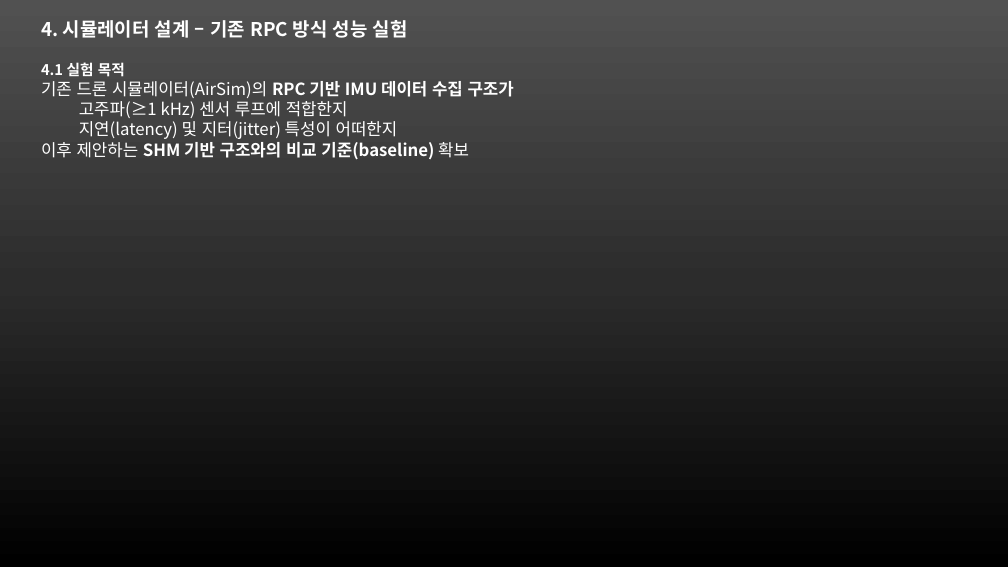
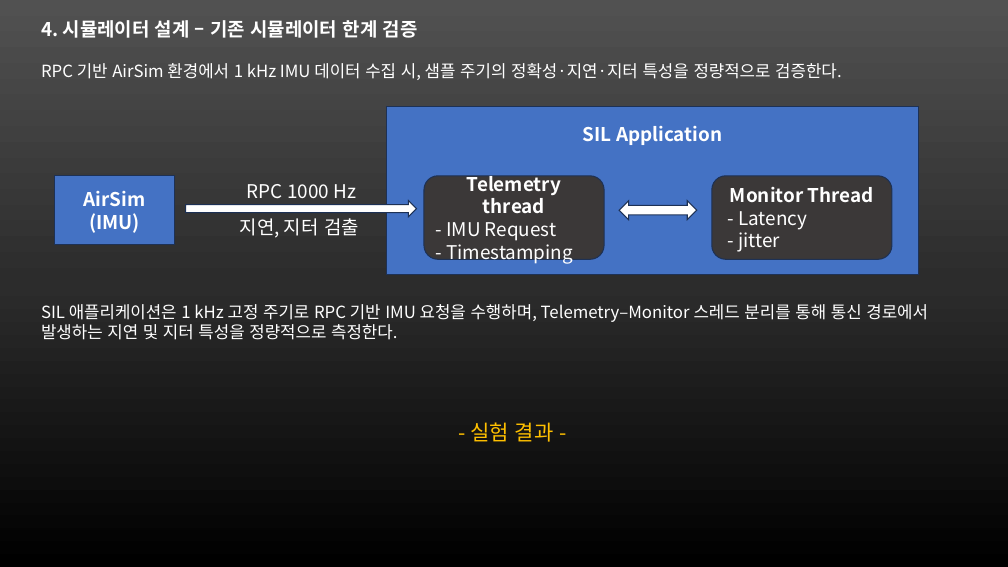
Before and after one commit to noztosky/sim25, a slide deck: slide 9 of x_memory/docs2/논문연구I-발표자료.pptx. Drawn at 1008x567 pixels with LibreOffice and Linux fonts; fonts in the diff are those of the drawing. Boxes give left, top, right and bottom in pixels: in the first picture for what was removed or moved away, otherwise in the second. Text is boxed around its words. In the diff, an @@ line names an element or a change of style, - is before the commit and + after.

```diff
--- a/x_memory/docs2/논문연구I-발표자료.pptx
+++ b/x_memory/docs2/논문연구I-발표자료.pptx
@@ text at <box>41,20,841,80</box>: text changed; size 18 to 16 pt; bold off @@
-4. 시뮬레이터 설계 – 기존 RPC 방식 성능 실험
+4. 시뮬레이터 설계 – 기존 시뮬레이터 한계 검증
+RPC 기반 AirSim 환경에서 1 kHz IMU 데이터 수집 시, 샘플 주기의 정확성·지연·지터 특성을 정량적으로 검증한다.
@@ text removed at <box>41,62,514,159</box> @@
-4.1 실험 목적
-기존 드론 시뮬레이터(AirSim)의 RPC 기반 IMU 데이터 수집 구조가
-  고주파(≥1 kHz) 센서 루프에 적합한지
-  지연(latency) 및 지터(jitter) 특성이 어떠한지
-이후 제안하는 SHM 기반 구조와의 비교 기준(baseline) 확보
@@ rectangle added at <box>386,107,919,275</box>, fill #4472C4, outline #1E3256 1 pt, 18 pt, text #FFFFFF, bold @@
+SIL Application
@@ rectangle added at <box>54,176,175,245</box>, fill #4472C4, outline #1E3256 1 pt, 18 pt, text #FFFFFF, bold @@
+AirSim
+(IMU)
@@ rounded rectangle added at <box>424,176,604,259</box>, fill #3B3838, outline #1E3256 1 pt, 18 pt, text #FFFFFF @@
+Telemetry thread
+- IMU Request
+- Timestamping
@@ rounded rectangle added at <box>712,176,892,259</box>, fill #3B3838, outline #1E3256 1 pt, 18 pt, text #FFFFFF @@
+Monitor Thread
+- Latency
+- jitter
@@ right arrow added at <box>186,200,417,216</box>, fill #FFFFFF, outline #1E3256 1 pt @@
@@ text added at <box>247,184,356,198</box>, 18 pt, text #FFFFFF @@
+RPC 1000 Hz
@@ left right arrow added at <box>619,200,697,219</box>, fill #FFFFFF, outline #1E3256 1 pt @@
@@ text added at <box>240,218,359,238</box>, 18 pt, text #FFFFFF @@
+지연, 지터 검출
@@ text added at <box>41,304,928,340</box>, 16 pt, text #FFFFFF @@
+SIL 애플리케이션은 1 kHz 고정 주기로 RPC 기반 IMU 요청을 수행하며, Telemetry–Monitor 스레드 분리를 통해 통신 경로에서 발생하는 지연 및 지터 특성을 정량적으로 측정한다.
@@ text added at <box>470,422,554,442</box>, 20 pt, text #FFC000 @@
+- 실험 결과 -
```
Also in this commit, not shown: 2 slides added.
